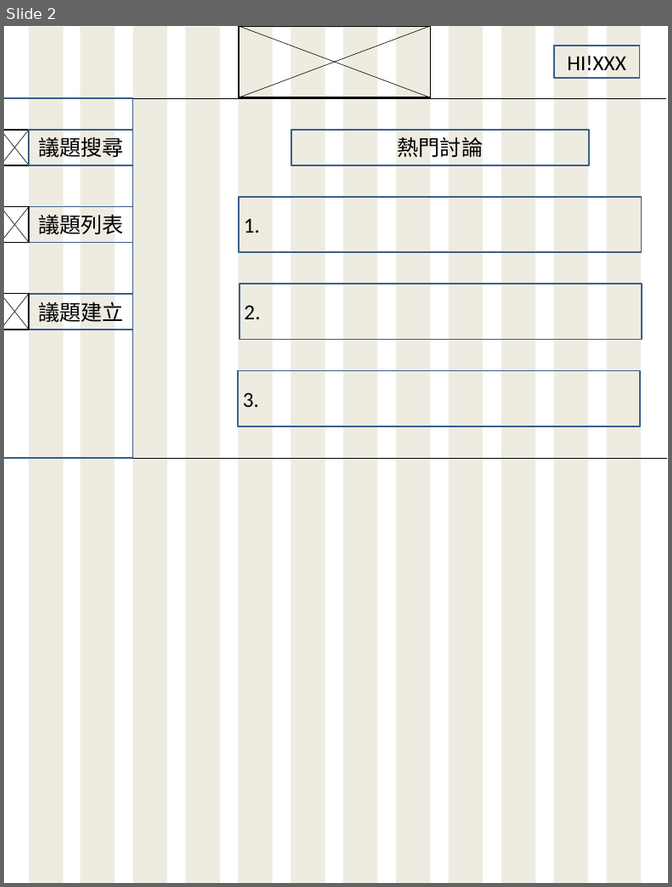
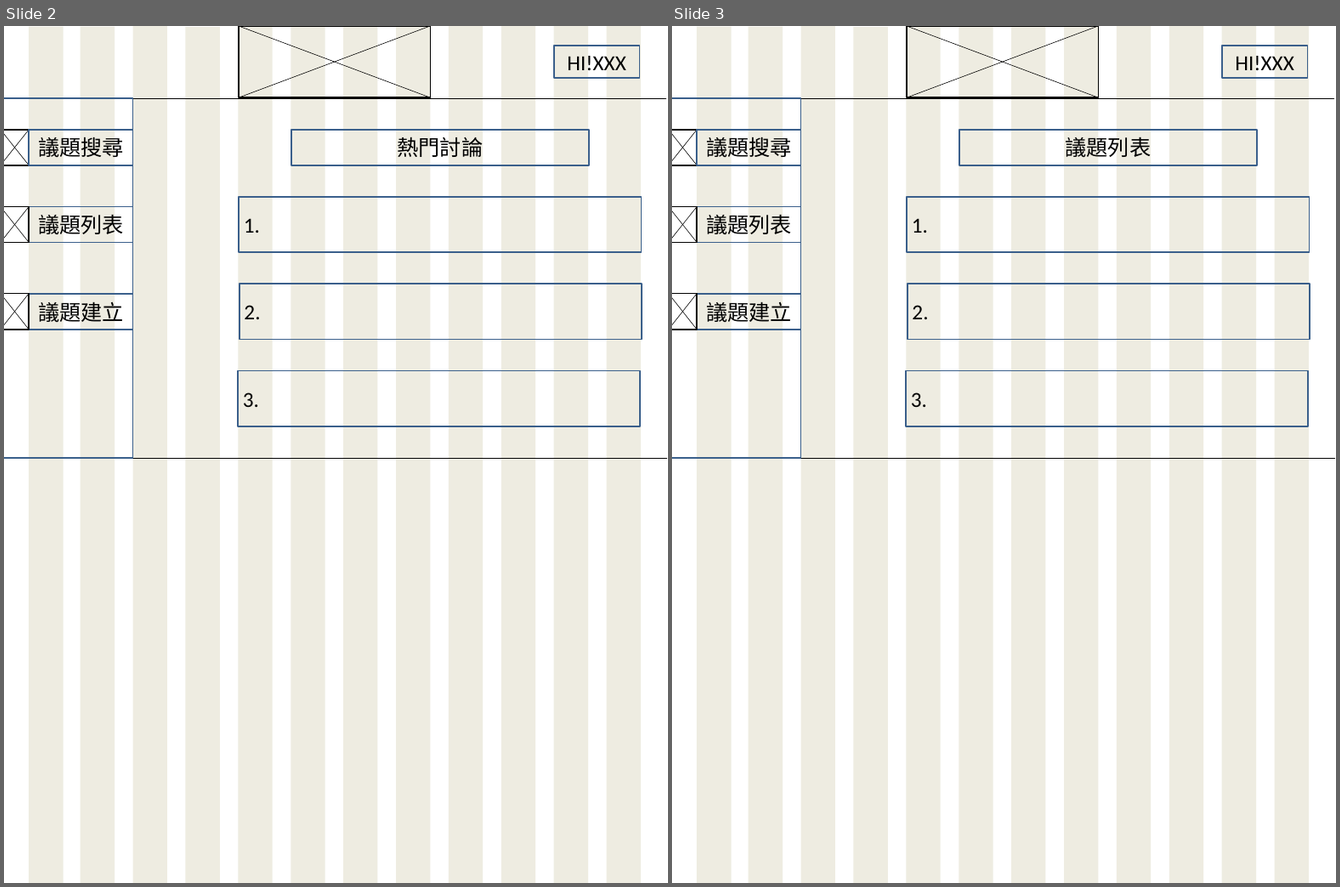
Before and after one commit to s60912frank/F2E-FinalProject, a slide deck: webdesign/Bigsize.pptx. Shown side by side, each under a label of ours: slide 2 before the commit, slides 2 and 3 after it. The pictures are 672x887 and 1340x887 pixels, drawn with LibreOffice and Linux fonts; fonts in the diff are those of the drawing. Boxes give left, top, right and bottom in pixels: in the first picture for what was removed or moved away, otherwise in the second. Text is boxed around its words. In the diff, an @@ line names an element or a change of style, - is before the commit and + after.

Commit message:
新增議題頁面
增加bigsize的議題頁面

```diff
--- a/webdesign/Bigsize.pptx
+++ b/webdesign/Bigsize.pptx
@@ slide 3 added at (672,26,1336,883), background #FFFFFF @@
@@ rectangle added at (907,26,1099,97), outline #000000 2 pt @@
@@ line added from (907, 26) to (1099, 97), #000000 0.75 pt @@
@@ line added from (1099, 26) to (907, 97), #000000 0.75 pt @@
@@ group added at (697,26,1309,883): 12 rectangles @@
@@ rectangle added at (1221,46,1307,78), outline #3A5F8C 2 pt, 31 pt, text #000000 @@
+HI!XXX
@@ line added from (672, 98) to (1334, 98), #000000 0.75 pt @@
@@ rectangle added at (672,98,801,458), outline #3A5F8C 2 pt @@
@@ rectangle added at (672,130,697,165), outline #000000 2 pt @@
@@ line added from (672, 130) to (697, 165), #000000 0.75 pt @@
@@ line added from (697, 130) to (672, 165), #000000 0.75 pt @@
@@ rectangle added at (697,130,801,165), outline #3A5F8C 2 pt, 31 pt, text #000000 @@
+議題搜尋
@@ rectangle added at (959,130,1256,165), outline #3A5F8C 2 pt, 31 pt, text #000000 @@
+議題列表
@@ rectangle added at (907,197,1309,252), outline #3A5F8C 2 pt, 31 pt, text #000000 @@
+1.
@@ rectangle added at (672,207,697,243), outline #000000 2 pt @@
@@ line added from (672, 207) to (697, 243), #000000 0.75 pt @@
@@ line added from (697, 207) to (672, 243), #000000 0.75 pt @@
@@ rectangle added at (697,207,801,243), outline #3A5F8C 2 pt, 31 pt, text #000000 @@
+議題列表
@@ rectangle added at (672,293,697,329), outline #000000 2 pt @@
@@ line added from (672, 294) to (697, 329), #000000 0.75 pt @@
@@ line added from (697, 293) to (672, 329), #000000 0.75 pt @@
@@ rectangle added at (697,294,801,329), outline #3A5F8C 2 pt, 31 pt, text #000000 @@
+議題建立
@@ rectangle added at (907,284,1310,340), outline #3A5F8C 2 pt, 31 pt, text #000000 @@
+2.
@@ rectangle added at (906,371,1308,426), outline #3A5F8C 2 pt, 31 pt, text #000000 @@
+3.
@@ line added from (672, 458) to (1334, 458), #000000 0.75 pt @@
```
Also in this commit, not shown: 1 other slide added.
